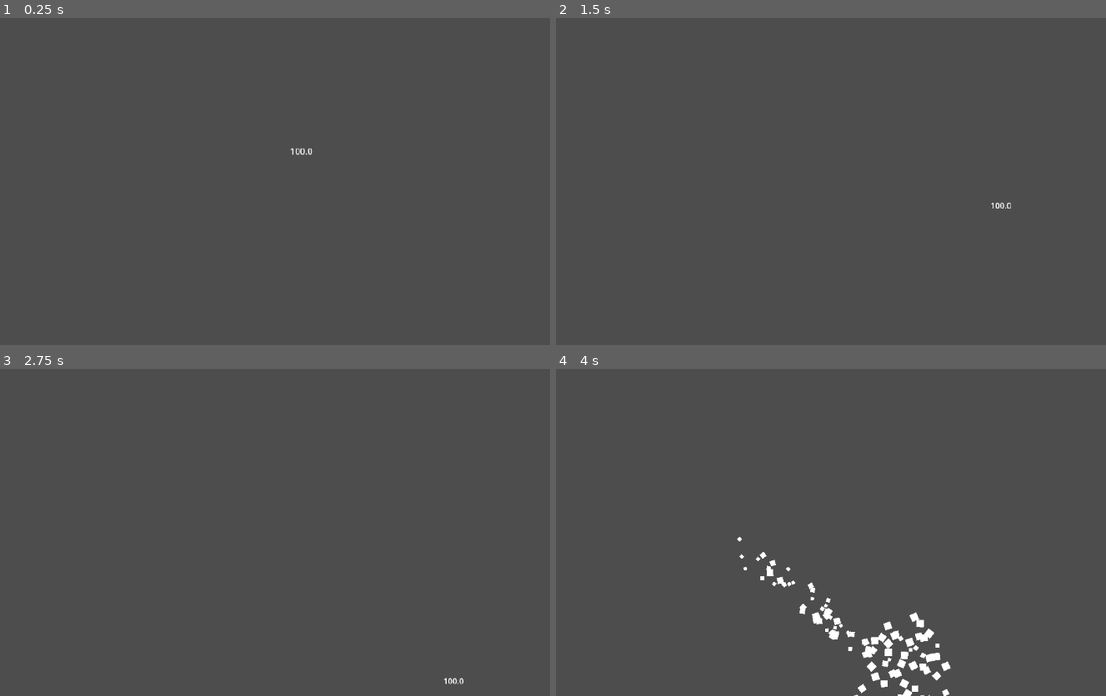
Above: before the commit, frames 1-4 (two rows, left to right).
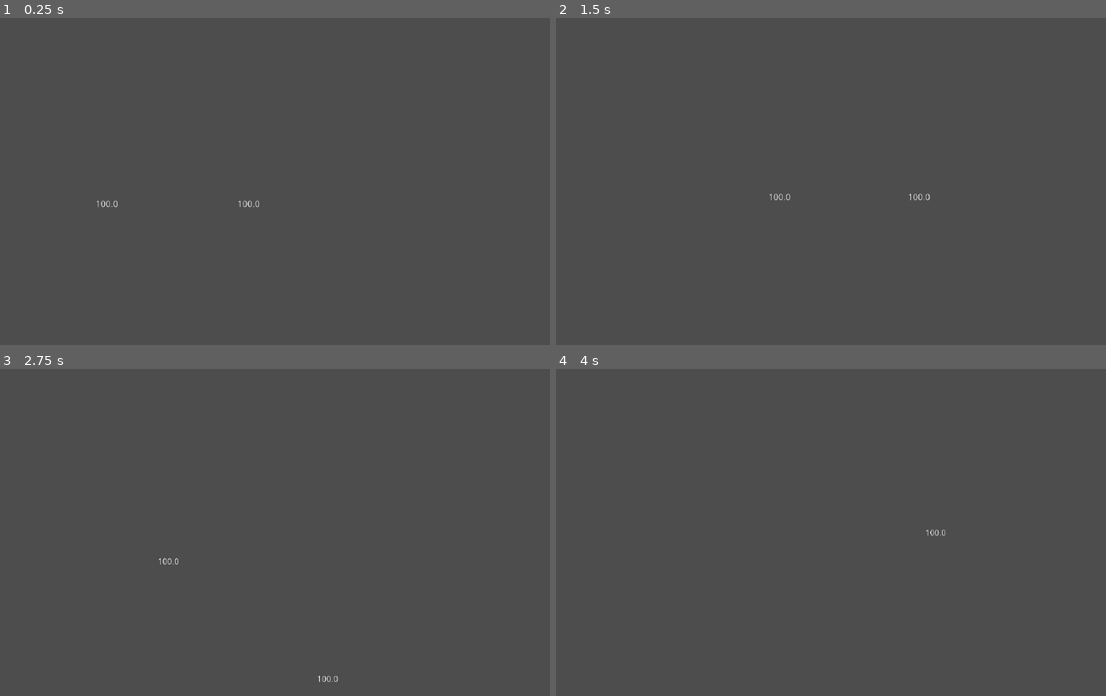
Above: after the commit, the same moments.

Repository: Fran423/HalloweenProject
Game: Godot game, scene res://world.tscn
Same seed, same stepped clock (60 frames per second), same inputs: the game is played once before the commit and once after it. Before the commit the project starts from res://test area.tscn.
Inputs (mouse positions are in pixels of both pictures, inside the frame that each line leads up to):
- Up to frame 1 (0.25 s): no input
- Up to frame 2 (1.5 s): tap Enter at 0.5 s; move the mouse to (919, 138) at 0.52 s; hold Right (ui_right) from 0.53 s (still down); tap Alt at 0.6 s; click (919, 138) at 0.67 s; tap Space (Jump) at 0.77 s; move the mouse to (638, 178) at 1.27 s; tap Shift at 1.35 s
- Up to frame 3 (2.75 s): tap Space (Jump) at 1.52 s; move the mouse to (286, 427) at 2.02 s; release Right (ui_right) at 2.03 s; hold Left (ui_left) from 2.03 s (still down); tap Alt at 2.1 s
- Up to frame 4 (4 s): move the mouse to (737, 584) at 2.77 s; release Left (ui_left) at 2.78 s; hold Right (ui_right) from 2.78 s (still down); tap Shift at 2.85 s; click (737, 584) at 2.92 s; tap Space (Jump) at 3.02, 3.77 s; move the mouse to (974, 565) at 3.52 s; tap Alt at 3.6 s

The runs differ from the first frame. In frame 1, 0.1% of the frame differs, in the area x 17-57%, y 39-59%; in frame 2, 0.1%; in frame 3, 0.1%; in frame 4, 1.7%, in the area x 32-72%, y 49-100%.

Commit message:
overall progress

Diff:
--- a/camera.gd
+++ b/camera.gd
@@ -3,22 +3,24 @@
 @export var objectives : Array[Node2D]
 @export var min_zoom : float
 @export var shake_fade_speed : float
+@export var death_shake : float = 300
 var shake_time : float
 
 
 func _ready() -> void:
 	for i in objectives:
-		i.connect('hit_taken',shake)
+		i.hit_taken.connect(func(_damage,_dir,strength) : shake(strength))
+		i.dead.connect(func(_character):shake(death_shake))
 func _process(delta: float) -> void:
 	var thing = calculate_center()
 	var center = thing[0]
 	var cam_zoom = calculate_zoom(thing[1])
-	zoom = Vector2(cam_zoom,cam_zoom)
+	zoom = lerp(zoom,Vector2(cam_zoom,cam_zoom),0.1)
 
 	if shake_time <= 0:
-		global_position = center
+		global_position = lerp(global_position,center,0.1)
 	else:
-		global_position = center + Vector2(randf_range(-1,1),randf_range(-1,1))*shake_time
+		global_position = center + Vector2(randf_range(-1,1),randf_range(-1,1))*shake_time*(1/(zoom.x*0.1))
 		shake_time -= shake_fade_speed*delta
 
 func calculate_center():
@@ -26,7 +28,8 @@
 		Vector2(576,324)
 	]
 	for objective in objectives:
-		positions.append(objective.global_position)
+		if objective != null:
+			positions.append(objective.global_position)
 	var final_pos : Vector2
 	for i in positions:
 		final_pos += i
@@ -42,5 +45,6 @@
 	value = clamp(value,min_zoom,1)
 
 	return value
-func shake(bleh,bleh2,strength):
-	shake_time += strength * 0.2
+func shake(strength):
+	print(strength)
+	shake_time += strength * 0.05
--- /dev/null
+++ b/character_selection.gd
@@ -0,0 +1,76 @@
+extends Control
+
+var controllers : Array
+var pickers : Array[Dictionary] = []
+@export var picker_speed : float
+var picker_template : CharacterBody2D
+
+func _ready() -> void:
+	picker_template = $Player.duplicate()
+	$Player.queue_free()
+	var joypads = Input.get_connected_joypads()
+	if joypads.size() <= 4:
+		controllers = Input.get_connected_joypads()
+	else:
+		for i in range(4):
+			controllers.append(joypads[i])
+	print('initial controllers:',controllers)
+	for i in range(controllers.size()):
+		var picker = picker_template
+		picker.name = str(picker.name,i+1)
+		add_child(picker)
+		pickers.append({'cursor' = picker,'controller_id' = controllers[i],'player_number' = i+1,'selection' = null,'marked' = false})
+
+func _process(delta: float) -> void:
+	for i in pickers:
+		i['cursor'].velocity.x = Input.get_joy_axis(i['controller_id'],JOY_AXIS_LEFT_X)*picker_speed
+		i['cursor'].velocity.y = Input.get_joy_axis(i['controller_id'],JOY_AXIS_LEFT_Y)*picker_speed
+		i['cursor'].move_and_slide()
+		if i['marked'] == false:
+			i['cursor'].get_node('Sprite2').global_position = i['cursor'].global_position
+			if i['selection'] != check_selection(i):
+				i['selection'] = check_selection(i)
+				change_selection(i)
+
+func check_selection(picker):
+	var cursor : CharacterBody2D = picker['cursor']
+	var character_selected : int = 0
+	if int(cursor.global_position.y) in range(228, 228+$HBoxContainer.size.y):
+		if int(cursor.global_position.x) in range(305, 436):
+			character_selected = 1
+		if int(cursor.global_position.x) in range(436, 574):
+			character_selected = 2
+		if int(cursor.global_position.x) in range(574, 708):
+			character_selected = 3
+		if int(cursor.global_position.x) in range(708, 846):
+			character_selected = 4
+	else:
+		character_selected = 0
+	return character_selected
+
+func change_selection(picker):
+	var character : String
+	match picker['selection']:
+		0:
+			character = 'nobody selected'
+		1:
+			character = 'slenderman'
+		2:
+			character = 'jeff the killer'
+		3:
+			character = 'cartoon cat'
+		4:
+			character = 'princess'
+	$Players.get_node(str(picker['cursor'].name)).text = character
+
+func _input(event: InputEvent) -> void:
+	if event is InputEventJoypadMotion or event is InputEventJoypadButton:
+		for picker in pickers:
+			if event.device == picker['controller_id']:
+				return
+		print('detected new joypad:',event.device,' Total:',controllers)
+		var picker = picker_template
+		picker.global_position = Vector2(576,320)
+		add_child(picker)
+
+		pickers.append({'cursor' = picker,'controller_id' = event.device,'player_number' = pickers.size()+1,'selection' = null,'marked' = false})
--- /dev/null
+++ b/character_selection.tscn
@@ -0,0 +1,126 @@
+[gd_scene format=3 uid="uid://ceeiyj6nga5ip"]
+
+[ext_resource type="Script" uid="uid://djxs5uw2tb1ix" path="res://character_selection.gd" id="1_7ylc8"]
+[ext_resource type="Texture2D" uid="uid://x5yof1qr3dx5" path="res://icon.svg" id="2_ysev7"]
+
+[node name="CharacterSelection" type="Control" unique_id=926033884]
+layout_mode = 3
+anchors_preset = 15
+anchor_right = 1.0
+anchor_bottom = 1.0
+grow_horizontal = 2
+grow_vertical = 2
+script = ExtResource("1_7ylc8")
+picker_speed = 500.0
+
+[node name="HBoxContainer" type="HBoxContainer" parent="." unique_id=792690117]
+layout_mode = 1
+anchors_preset = 8
+anchor_left = 0.5
+anchor_top = 0.5
+anchor_right = 0.5
+anchor_bottom = 0.5
+offset_left = -271.0
+offset_top = -96.0
+offset_right = 271.0
+offset_bottom = 96.0
+grow_horizontal = 2
+grow_vertical = 2
+
+[node name="Character1" type="RichTextLabel" parent="HBoxContainer" unique_id=1832439362]
+layout_mode = 2
+size_flags_horizontal = 3
+text = "Slenderman"
+horizontal_alignment = 1
+vertical_alignment = 1
+
+[node name="Character2" type="RichTextLabel" parent="HBoxContainer" unique_id=1474689410]
+layout_mode = 2
+size_flags_horizontal = 3
+text = "Jeff the Killer"
+horizontal_alignment = 1
+vertical_alignment = 1
+
+[node name="Character3" type="RichTextLabel" parent="HBoxContainer" unique_id=1381254884]
+layout_mode = 2
+size_flags_horizontal = 3
+text = "Cartoon Cat"
+horizontal_alignment = 1
+vertical_alignment = 1
+
+[node name="Character4" type="RichTextLabel" parent="HBoxContainer" unique_id=526821050]
+layout_mode = 2
+size_flags_horizontal = 3
+text = "Princess"
+horizontal_alignment = 1
+vertical_alignment = 1
+
+[node name="Player" type="CharacterBody2D" parent="." unique_id=2067198247]
+position = Vector2(576, 320)
+motion_mode = 1
+
+[node name="Sprite2" type="Sprite2D" parent="Player" unique_id=2097483953]
+modulate = Color(1, 0, 1, 1)
+top_level = true
+position = Vector2(576, 320)
+scale = Vector2(0.25, 0.25)
+texture = ExtResource("2_ysev7")
+
+[node name="Sprite" type="Sprite2D" parent="Player" unique_id=1886123336]
+position = Vector2(7.6293945e-06, 7.6293945e-06)
+scale = Vector2(0.25000012, 0.24999988)
+texture = ExtResource("2_ysev7")
+
+[node name="Button" type="Button" parent="." unique_id=1915963805]
+layout_mode = 0
+offset_left = 296.0
+offset_top = 456.0
+offset_right = 856.0
+offset_bottom = 552.0
+disabled = true
+text = "start"
+
+[node name="Players" type="Control" parent="." unique_id=331460792]
+anchors_preset = 0
+offset_right = 40.0
+offset_bottom = 40.0
+
+[node name="Player1" type="Label" parent="Players" unique_id=1926545317]
+layout_mode = 0
+offset_left = 128.0
+offset_top = 128.0
+offset_right = 256.0
+offset_bottom = 192.0
+text = "character"
+horizontal_alignment = 1
+vertical_alignment = 1
+
+[node name="Player2" type="Label" parent="Players" unique_id=1931674940]
+layout_mode = 0
+offset_left = 384.0
+offset_top = 128.0
+offset_right = 512.0
+offset_bottom = 192.0
+text = "character"
+horizontal_alignment = 1
+vertical_alignment = 1
+
+[node name="Player3" type="Label" parent="Players" unique_id=560307858]
+layout_mode = 0
+offset_left = 640.0
+offset_top = 128.0
+offset_right = 768.0
+offset_bottom = 192.0
+text = "character"
+horizontal_alignment = 1
+vertical_alignment = 1
+
+[node name="Player4" type="Label" parent="Players" unique_id=770966949]
+layout_mode = 0
+offset_left = 896.0
+offset_top = 128.0
+offset_right = 1024.0
+offset_bottom = 192.0
+text = "character"
+horizontal_alignment = 1
+vertical_alignment = 1
--- a/character_body_2d.gd
+++ b/fighters/template.gd
@@ -26,8 +26,10 @@
 var coyote : float = 0
 var vel : Vector2
 var life : float
+var lives : int = 3
 var stage_limits : Array #[left, up, right, down]
-signal hit_taken(damage,dir,strength,shake_strength)
+signal hit_taken(damage,dir,strength)
+signal dead
 
 func _ready() -> void:
 	$Label.text = str(max_life)
@@ -81,14 +83,30 @@
 		die(dir)
 
 func die(dir : Vector2 = Vector2.ZERO):
+	dead.emit(self)
+	$Hurtbox.set_deferred('monitorable',false)
 	$DeathParticles.direction = dir
 	$DeathParticles.global_position = global_position
 	$DeathParticles.emitting = true
 	life = 0
-	await get_tree().create_timer(0.5,false).timeout
-	$DeathParticles2.direction = dir
-	$DeathParticles2.global_position = global_position
-	$DeathParticles2.emitting = true
+	lives -= 1
+	if lives > 0:
+		await get_tree().create_timer(1,false).timeout
+		revive()
+	else:
+		Main.player_died(self)
+		await $DeathParticles.finished
+		queue_free()
+
+func revive():
+	create_tween().tween_property(self,'global_position',Vector2(576,128),1)
+	await get_tree().create_timer(2,false).timeout
+	life = max_life
+	$Hurtbox.set_deferred('monitorable',true)
+
+	velocity = Vector2(0,-300)
+	$Label.text = str(life)
+
 
 func leap():
 	if ($LeapRight2.is_colliding() or $LeapLeft2.is_colliding()) and (!$LeapRight.is_colliding() and !$LeapLeft.is_colliding()):
--- a/character_body_2d.tscn
+++ b/fighters/template.tscn
@@ -1,8 +1,8 @@
 [gd_scene format=3 uid="uid://qbc78itl6n37"]
 
-[ext_resource type="Script" uid="uid://blegmw2pgff8v" path="res://character_body_2d.gd" id="1_f50pn"]
-[ext_resource type="Texture2D" uid="uid://cyftncparj6jf" path="res://taunt.png" id="2_ij6vw"]
-[ext_resource type="AudioStream" uid="uid://cwbpgiwlj10oh" path="res://sfx_taunt.mp3" id="3_ghijl"]
+[ext_resource type="Script" uid="uid://blegmw2pgff8v" path="res://fighters/template.gd" id="1_gxcbt"]
+[ext_resource type="Texture2D" uid="uid://cyftncparj6jf" path="res://taunt.png" id="2_lg4l6"]
+[ext_resource type="AudioStream" uid="uid://cwbpgiwlj10oh" path="res://fighters/sfx_taunt.mp3" id="3_4i8d6"]
 
 [sub_resource type="RectangleShape2D" id="RectangleShape2D_ij6vw"]
 
@@ -14,7 +14,7 @@
 [sub_resource type="AudioStreamRandomizer" id="AudioStreamRandomizer_44cfe"]
 random_pitch = 1.122462
 streams_count = 1
-stream_0/stream = ExtResource("3_ghijl")
+stream_0/stream = ExtResource("3_4i8d6")
 
 [sub_resource type="Animation" id="Animation_ghijl"]
 length = 0.001
@@ -30,7 +30,7 @@
 
 [node name="CharacterBody2D" type="CharacterBody2D" unique_id=1174658088]
 collision_layer = 0
-script = ExtResource("1_f50pn")
+script = ExtResource("1_gxcbt")
 jump_force = 400.0
 jump_max_height = 17.0
 num_of_extra_jumps = 1
@@ -107,13 +107,13 @@
 lifetime = 1.3
 one_shot = true
 speed_scale = 1.4
-explosiveness = 0.5
+explosiveness = 1.0
 lifetime_randomness = 0.5
 emission_shape = 1
 emission_sphere_radius = 32.0
-spread = 0.0
+spread = 5.0
 gravity = Vector2(0, 0)
-initial_velocity_min = 600.0
+initial_velocity_min = 400.0
 initial_velocity_max = 900.0
 angular_velocity_min = -360.0
 angular_velocity_max = 360.0
@@ -124,28 +124,4 @@
 scale_amount_max = 15.0
 scale_amount_curve = SubResource("Curve_ghijl")
 
-[node name="DeathParticles2" type="CPUParticles2D" parent="." unique_id=1242613825]
-top_level = true
-emitting = false
-amount = 60
-lifetime = 1.3
-one_shot = true
-speed_scale = 1.4
-explosiveness = 1.0
-lifetime_randomness = 0.5
-emission_shape = 1
-emission_sphere_radius = 32.0
-spread = 20.0
-gravity = Vector2(0, 0)
-initial_velocity_min = 300.0
-initial_velocity_max = 600.0
-angular_velocity_min = -360.0
-angular_velocity_max = 360.0
-linear_accel_min = -200.0
-linear_accel_max = -200.0
-angle_max = 720.0
-scale_amount_min = 15.0
-scale_amount_max = 15.0
-scale_amount_curve = SubResource("Curve_ghijl")
-
 [connection signal="body_entered" from="CollisionChecker" to="." method="_on_collision_checker_body_entered"]
--- /dev/null
+++ b/main.gd
@@ -0,0 +1,8 @@
+extends Node
+
+var players : Array = [0,0]
+var controllers : Array
+
+func player_died(player):
+	Engine.time_scale = 0.1
+	create_tween().tween_property(Engine,'time_scale',1,1)
--- a/project.godot
+++ b/project.godot
@@ -15,6 +15,10 @@
 config/features=PackedStringArray("4.6", "Forward Plus")
 config/icon="res://icon.svg"
 
+[autoload]
+
+Main="*uid://wsdqhknq2r3h"
+
 [editor]
 
 movie_writer/movie_file="C:/Users/Fran/Documents/game.avi"
@@ -29,6 +33,38 @@
 
 [input]
 
+ui_left={
+"deadzone": 0.5,
+"events": [Object(InputEventKey,"resource_local_to_scene":false,"resource_name":"","device":0,"window_id":0,"alt_pressed":false,"shift_pressed":false,"ctrl_pressed":false,"meta_pressed":false,"pressed":false,"keycode":4194319,"physical_keycode":0,"key_label":0,"unicode":0,"location":0,"echo":false,"script":null)
+, Object(InputEventJoypadButton,"resource_local_to_scene":false,"resource_name":"","device":-1,"button_index":13,"pressure":0.0,"pressed":false,"script":null)
+, Object(InputEventJoypadMotion,"resource_local_to_scene":false,"resource_name":"","device":-1,"axis":0,"axis_value":-1.0,"script":null)
+, Object(InputEventKey,"resource_local_to_scene":false,"resource_name":"","device":-1,"window_id":0,"alt_pressed":false,"shift_pressed":false,"ctrl_pressed":false,"meta_pressed":false,"pressed":false,"keycode":0,"physical_keycode":65,"key_label":0,"unicode":97,"location":0,"echo":false,"script":null)
+]
+}
+ui_right={
+"deadzone": 0.5,
+"events": [Object(InputEventKey,"resource_local_to_scene":false,"resource_name":"","device":0,"window_id":0,"alt_pressed":false,"shift_pressed":false,"ctrl_pressed":false,"meta_pressed":false,"pressed":false,"keycode":4194321,"physical_keycode":0,"key_label":0,"unicode":0,"location":0,"echo":false,"script":null)
+, Object(InputEventJoypadButton,"resource_local_to_scene":false,"resource_name":"","device":-1,"button_index":14,"pressure":0.0,"pressed":false,"script":null)
+, Object(InputEventJoypadMotion,"resource_local_to_scene":false,"resource_name":"","device":-1,"axis":0,"axis_value":1.0,"script":null)
+, Object(InputEventKey,"resource_local_to_scene":false,"resource_name":"","device":-1,"window_id":0,"alt_pressed":false,"shift_pressed":false,"ctrl_pressed":false,"meta_pressed":false,"pressed":false,"keycode":0,"physical_keycode":68,"key_label":0,"unicode":100,"location":0,"echo":false,"script":null)
+]
+}
+ui_up={
+"deadzone": 0.5,
+"events": [Object(InputEventKey,"resource_local_to_scene":false,"resource_name":"","device":0,"window_id":0,"alt_pressed":false,"shift_pressed":false,"ctrl_pressed":false,"meta_pressed":false,"pressed":false,"keycode":4194320,"physical_keycode":0,"key_label":0,"unicode":0,"location":0,"echo":false,"script":null)
+, Object(InputEventJoypadButton,"resource_local_to_scene":false,"resource_name":"","device":-1,"button_index":11,"pressure":0.0,"pressed":false,"script":null)
+, Object(InputEventJoypadMotion,"resource_local_to_scene":false,"resource_name":"","device":-1,"axis":1,"axis_value":-1.0,"script":null)
+, Object(InputEventKey,"resource_local_to_scene":false,"resource_name":"","device":-1,"window_id":0,"alt_pressed":false,"shift_pressed":false,"ctrl_pressed":false,"meta_pressed":false,"pressed":false,"keycode":0,"physical_keycode":87,"key_label":0,"unicode":119,"location":0,"echo":false,"script":null)
+]
+}
+ui_down={
+"deadzone": 0.5,
+"events": [Object(InputEventKey,"resource_local_to_scene":false,"resource_name":"","device":0,"window_id":0,"alt_pressed":false,"shift_pressed":false,"ctrl_pressed":false,"meta_pressed":false,"pressed":false,"keycode":4194322,"physical_keycode":0,"key_label":0,"unicode":0,"location":0,"echo":false,"script":null)
+, Object(InputEventJoypadButton,"resource_local_to_scene":false,"resource_name":"","device":-1,"button_index":12,"pressure":0.0,"pressed":false,"script":null)
+, Object(InputEventJoypadMotion,"resource_local_to_scene":false,"resource_name":"","device":-1,"axis":1,"axis_value":1.0,"script":null)
+, Object(InputEventKey,"resource_local_to_scene":false,"resource_name":"","device":-1,"window_id":0,"alt_pressed":false,"shift_pressed":false,"ctrl_pressed":false,"meta_pressed":false,"pressed":false,"keycode":0,"physical_keycode":83,"key_label":0,"unicode":115,"location":0,"echo":false,"script":null)
+]
+}
 Jump={
 "deadzone": 0.2,
 "events": [Object(InputEventKey,"resource_local_to_scene":false,"resource_name":"","device":-1,"window_id":0,"alt_press …(191 unchanged characters)…
--- a/test area.tscn
+++ /dev/null
@@ -1,50 +0,0 @@
-[gd_scene format=3 uid="uid://cyvssn6nunlv6"]
-
-[ext_resource type="PackedScene" uid="uid://qbc78itl6n37" path="res://character_body_2d.tscn" id="1_ock0o"]
-[ext_resource type="Script" uid="uid://dayov382bwnjl" path="res://test_area.gd" id="1_xv1mk"]
-[ext_resource type="PackedScene" uid="uid://bgeugg16n54ot" path="res://stage.tscn" id="2_kpviu"]
-[ext_resource type="Script" uid="uid://l0keoweq5cc2" path="res://area_2d.gd" id="2_wosjt"]
-[ext_resource type="Script" uid="uid://deesrq56fwuj3" path="res://camera.gd" id="3_16h0e"]
-
-[sub_resource type="CircleShape2D" id="CircleShape2D_d1wgt"]
-radius = 25.298222
-
-[node name="Node2D" type="Node2D" unique_id=1381996803 node_paths=PackedStringArray("players")]
-process_mode = 3
-script = ExtResource("1_xv1mk")
-players = [NodePath("CharacterBody2D")]
-
-[node name="Area2D" type="Area2D" parent="." unique_id=1371484782]
-process_mode = 1
-position = Vector2(896, 360)
-collision_layer = 0
-collision_mask = 2
-script = ExtResource("2_wosjt")
-
-[node name="CollisionShape2D" type="CollisionShape2D" parent="Area2D" unique_id=706603187]
-process_mode = 1
-shape = SubResource("CircleShape2D_d1wgt")
-
-[node name="Stage" parent="." unique_id=506613570 instance=ExtResource("2_kpviu")]
-process_mode = 1
-
-[node name="CharacterBody2D" parent="." unique_id=521216523 instance=ExtResource("1_ock0o")]
-process_mode = 1
-position = Vector2(856, 320)
-dead_zone = 0.2
-
-[node name="Camera" type="Camera2D" parent="." unique_id=1252666454 node_paths=PackedStringArray("objectives")]
-position = Vector2(576, 324)
-limit_left = -256
-limit_top = -100
-limit_right = 1408
-limit_bottom = 700
-limit_smoothed = true
-position_smoothing_enabled = true
-position_smoothing_speed = 10.0
-script = ExtResource("3_16h0e")
-objectives = [NodePath("../CharacterBody2D")]
-min_zoom = 0.7
-shake_fade_speed = 200.0
-
-[connection signal="area_entered" from="Area2D" to="Area2D" method="_on_area_entered"]
--- a/test_area.gd
+++ /dev/null
@@ -1,23 +0,0 @@
-extends Node2D
-
-@export var players: Array[CharacterBody2D]
-func _ready() -> void:
-	for i in players:
-		i.connect('hit_taken',hit)
-
-func _process(delta: float) -> void:
-	for player in players:
-		if player.global_position.y > 832 or player.global_position.x < -384 or player.global_position.x > 1536:
-			if player.life > 0:
-				var direction = player.global_position.direction_to(Vector2(576,320))
-				player.die(direction)
-
-func hit(damage,dir,strength):
-	if strength >= 100:
-		hitstop(strength)
-
-func hitstop(strength):
-	get_tree().paused = true
-	for i in int(strength*0.02):
-		await get_tree().process_frame
-	get_tree().paused = false
--- /dev/null
+++ b/world.gd
@@ -0,0 +1,37 @@
+extends Node2D
+
+@export var players: Array[CharacterBody2D]
+var player_instance_guide : Array = ["res://fighters/template.tscn"]
+
+func _ready() -> void:
+	for i in players:
+		i.connect('hit_taken',hit)
+	for i in range(Main.players.size()):
+		var point : Vector2 = get_node(str('SubViewport/SpawnPoints/Player',i+1)).global_position
+		var player = player_instance_guide[Main.players[i]]
+		player = load(player).instantiate()
+		player.global_position = point
+		$SubViewport.add_child(player)
+		players.append(player)
+		$SubViewport/Camera.objectives.append(player)
+
+func _process(delta: float) -> void:
+	for player in players:
+		if player != null:
+			if player.global_position.y > 832 or player.global_position.x < -512 or player.global_position.x > 1664:
+				if player.life > 0:
+					var direction = player.global_position.direction_to(Vector2(576,320))
+					player.die(direction)
+
+func hit(damage,dir,strength):
+	if strength >= 100:
+		hitstop(strength)
+
+func _input(event: InputEvent) -> void:
+	$SubViewport.push_input(event)
+
+func hitstop(strength):
+	get_tree().paused = true
+	for i in int(strength*0.02):
+		await get_tree().process_frame
+	get_tree().paused = false
--- /dev/null
+++ b/world.tscn
@@ -0,0 +1,69 @@
+[gd_scene format=3 uid="uid://cyvssn6nunlv6"]
+
+[ext_resource type="Script" uid="uid://dayov382bwnjl" path="res://world.gd" id="1_aqk2v"]
+[ext_resource type="Script" uid="uid://l0keoweq5cc2" path="res://area_2d.gd" id="2_036b0"]
+[ext_resource type="PackedScene" uid="uid://bgeugg16n54ot" path="res://stage.tscn" id="3_dwbse"]
+[ext_resource type="Script" uid="uid://deesrq56fwuj3" path="res://camera.gd" id="4_pkg7o"]
+
+[sub_resource type="CircleShape2D" id="CircleShape2D_d1wgt"]
+radius = 25.298222
+
+[sub_resource type="ViewportTexture" id="ViewportTexture_wosjt"]
+viewport_path = NodePath("SubViewport")
+
+[node name="World" type="Node2D" unique_id=1381996803]
+process_mode = 3
+script = ExtResource("1_aqk2v")
+
+[node name="SubViewport" type="SubViewport" parent="." unique_id=421741862]
+transparent_bg = true
+size = Vector2i(1152, 648)
+
+[node name="Area2D" type="Area2D" parent="SubViewport" unique_id=1371484782]
+process_mode = 1
+position = Vector2(896, 360)
+collision_layer = 0
+collision_mask = 2
+script = ExtResource("2_036b0")
+
+[node name="CollisionShape2D" type="CollisionShape2D" parent="SubViewport/Area2D" unique_id=706603187]
+process_mode = 1
+shape = SubResource("CircleShape2D_d1wgt")
+
+[node name="Stage" parent="SubViewport" unique_id=506613570 instance=ExtResource("3_dwbse")]
+process_mode = 1
+
+[node name="Camera" type="Camera2D" parent="SubViewport" unique_id=1252666454]
+position = Vector2(576, 324)
+limit_left = -256
+limit_top = -100
+limit_right = 1408
+limit_bottom = 700
+limit_smoothed = true
+position_smoothing_enabled = true
+position_smoothing_speed = 10.0
+script = ExtResource("4_pkg7o")
+min_zoom = 0.7
+shake_fade_speed = 200.0
+death_shake = 1000.0
+
+[node name="SpawnPoints" type="Node2D" parent="SubViewport" unique_id=1620283226]
+
+[node name="Player1" type="Marker2D" parent="SubViewport/SpawnPoints" unique_id=467629935]
+position = Vector2(320, 448)
+
+[node name="Player2" type="Marker2D" parent="SubViewport/SpawnPoints" unique_id=885063761]
+position = Vector2(576, 448)
+
+[node name="Player3" type="Marker2D" parent="SubViewport/SpawnPoints" unique_id=709292437]
+position = Vector2(832, 448)
+
+[node name="Player4" type="Marker2D" parent="SubViewport/SpawnPoints" unique_id=1148864977]
+position = Vector2(576, 320)
+
+[node name="TextureRect" type="TextureRect" parent="." unique_id=1136766896]
+offset_right = 1152.0
+offset_bottom = 648.0
+texture = SubResource("ViewportTexture_wosjt")
+
+[connection signal="area_entered" from="SubViewport/Area2D" to="SubViewport/Area2D" method="_on_area_entered"]
Not shown, added: character_selection.gd.uid
Not shown, added: fighters/sfx_taunt.mp3.import
Renamed: character_body_2d.gd.uid -> fighters/template.gd.uid
Not shown: 1 places in fighters/template.tscn that only renumber resources
Not shown, added: main.gd.uid
Not shown, removed: sfx_taunt.mp3.import
Renamed: test_area.gd.uid -> world.gd.uid
Not shown, added: fighters/sfx_taunt.mp3
